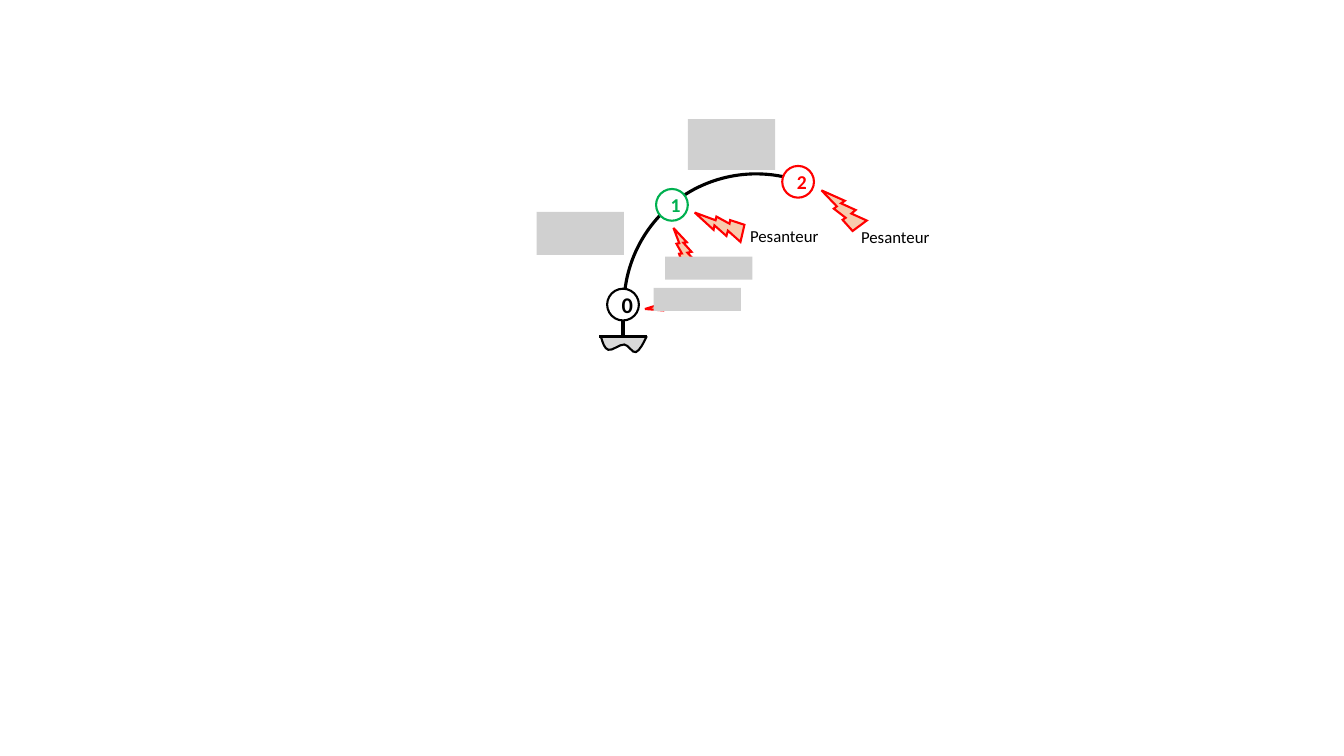
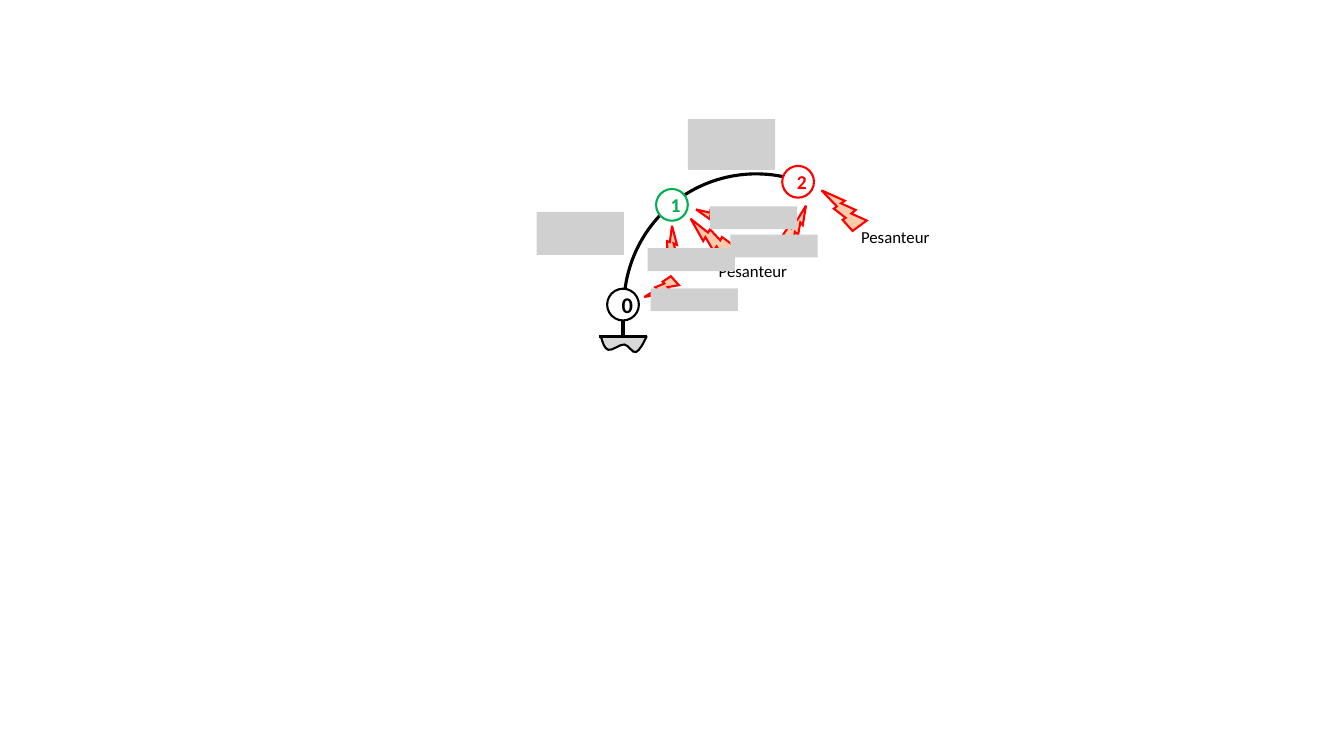
Before and after one commit to xpessoles/ExercicesCompetences, a slide deck: slide 8 of MecanismesDeBase/Figures.pptx. Drawn at 1344x756 pixels with LibreOffice and Linux fonts; fonts in the diff are those of the drawing; grey boxes stand for pictures. Boxes give left, top, right and bottom in pixels: in the first picture for what was removed or moved away, otherwise in the second. Text is boxed around its words. In the diff, an @@ line names an element or a change of style, - is before the commit and + after.

```diff
--- a/MecanismesDeBase/Figures.pptx
+++ b/MecanismesDeBase/Figures.pptx
@@ lightning bolt added at (697,198,734,235), fill #F8CBAD, outline #FF0000 1.5 pt @@
@@ picture added at (710,207,798,230) @@
@@ lightning bolt added at (776,205,818,246), fill #F8CBAD, outline #FF0000 1.5 pt @@
@@ lightning bolt at (650,226,694,270): rotation 196 to 225 degrees @@
@@ lightning bolt at (688,219,736,262): rotation 255 to 273 degrees @@
@@ picture added at (731,235,819,258) @@
@@ picture: place and size @@
-picture at (665,257,753,280)
+picture at (648,248,736,271)
@@ text "Pesanteur": place and size @@
-text "Pesanteur" at (750,231,818,242)
+text "Pesanteur" at (719,263,787,277)
@@ lightning bolt at (645,270,681,308): rotation 35 to 22 degrees @@
```
Also in this commit, not shown: 1 slide added, 8 other files.
